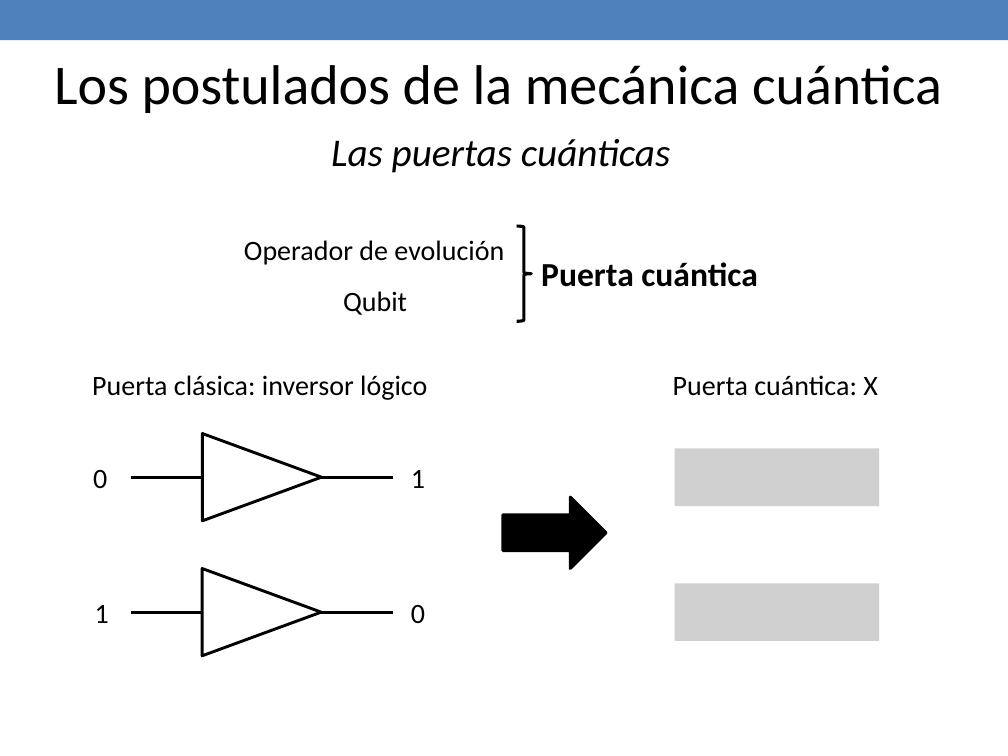
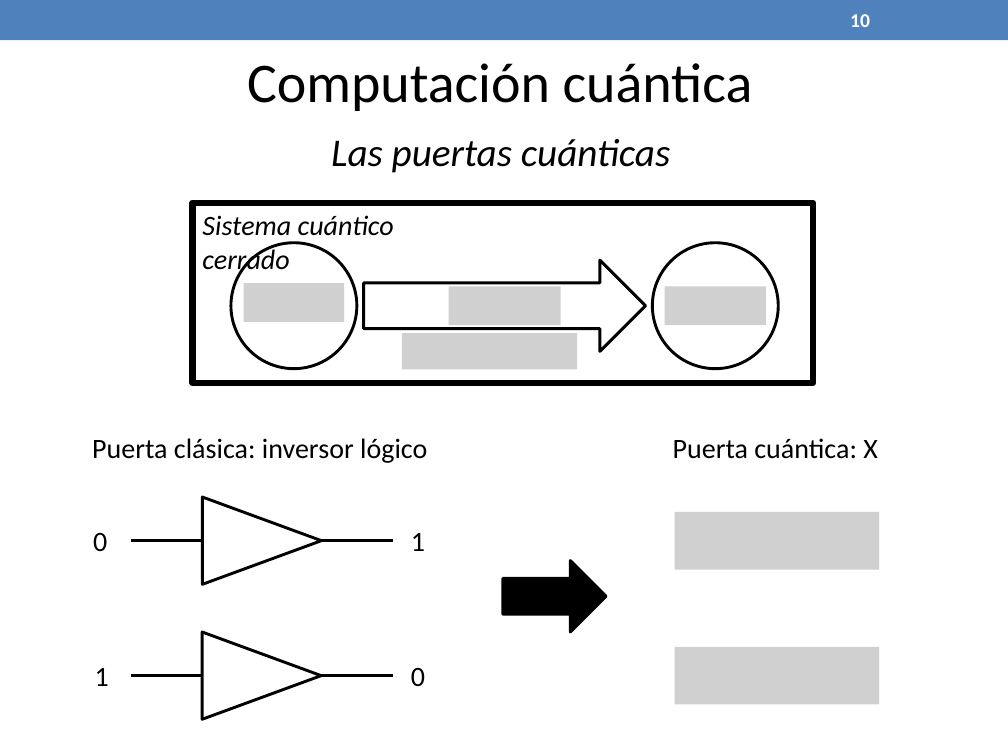
Before and after one commit to jaimecp89/qMIPS101, a slide deck: slide 10 of qMIPS/doc/Presentacion PFC.pptx (slide 13 before the commit). Drawn at 1008x756 pixels with LibreOffice and Linux fonts; fonts in the diff are those of the drawing; grey boxes stand for pictures. Boxes give left, top, right and bottom in pixels: in the first picture for what was removed or moved away, otherwise in the second. Text is boxed around its words. In the diff, an @@ line names an element or a change of style, - is before the commit and + after.

Commit message:
Changes in the presentation.

```diff
--- a/qMIPS/doc/Presentacion PFC.pptx
+++ b/qMIPS/doc/Presentacion PFC.pptx
@@ page number added at bbox=[850, 14, 870, 27], 14 pt, text #FFFFFF, bold @@
+10
@@ text removed at bbox=[54, 65, 942, 113] @@
-Los postulados de la mecánica cuántica
@@ text added at bbox=[247, 63, 753, 111], 40 pt, text #000000 @@
+Computación cuántica
@@ right brace removed at bbox=[517, 226, 532, 321] @@
@@ text removed at bbox=[244, 240, 504, 265] @@
-Operador de evolución
@@ text removed at bbox=[541, 262, 757, 287] @@
-Puerta cuántica
@@ text removed at bbox=[343, 291, 407, 315] @@
-Qubit
@@ group added at bbox=[193, 203, 813, 383]: 4 pictures, 2 ellipses, 1 right arrow, 1 rectangle, 1 text @@
+Sistema cuántico cerrado
@@ picture removed at bbox=[674, 449, 879, 506] @@
@@ 6 texts, 4 lines, 2 triangles, 1 right arrow: place and size @@
-6 texts, 4 lines, 2 triangles, 1 right arrow at bbox=[92, 375, 878, 656]
+6 texts, 4 lines, 2 triangles, 1 right arrow at bbox=[92, 438, 878, 719]
@@ picture added at bbox=[674, 512, 879, 570] @@
@@ picture removed at bbox=[674, 584, 879, 641] @@
@@ picture added at bbox=[674, 647, 879, 705] @@
```
Also in this commit, not shown: 34 other slides changed, 8 slides added, 1 slide removed.
